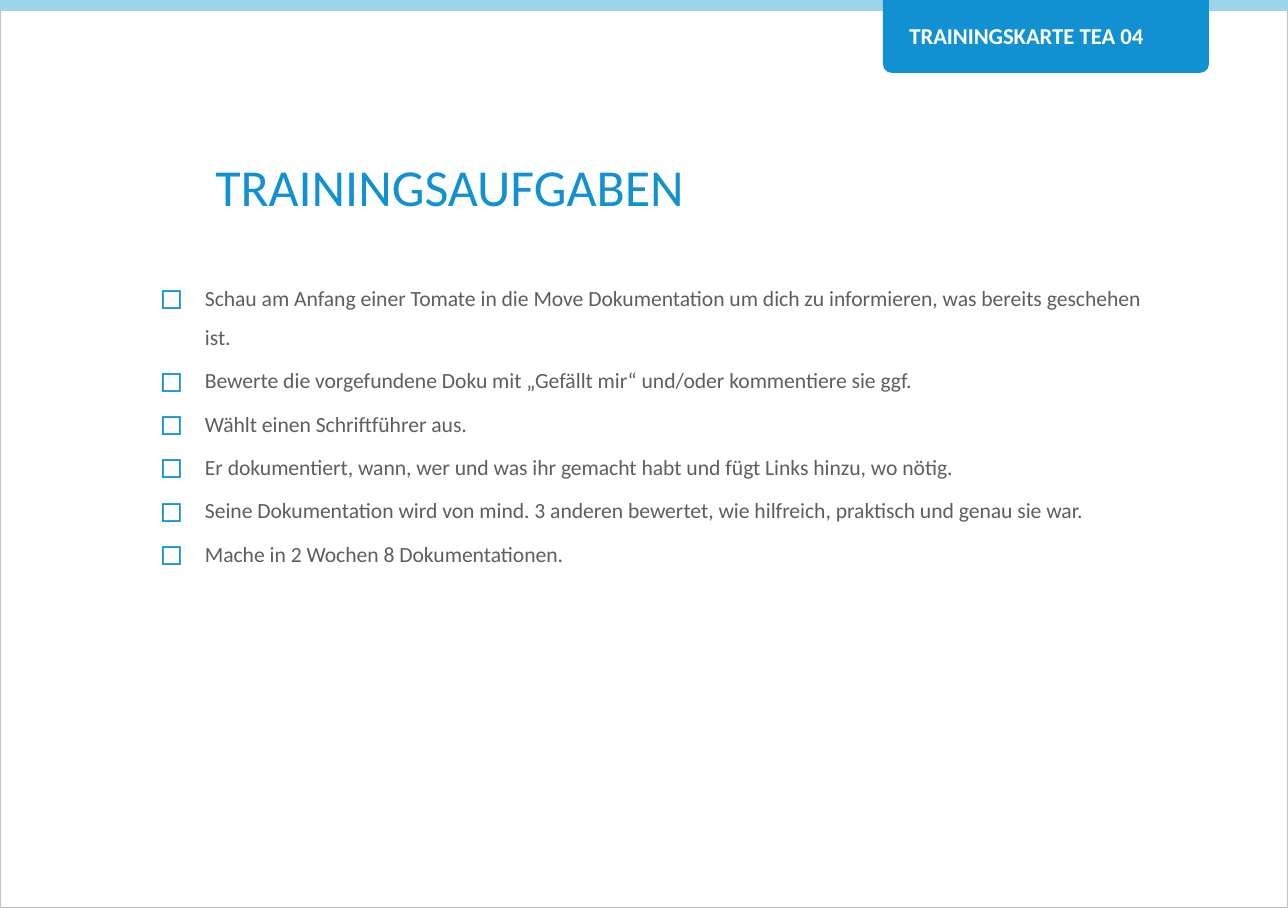
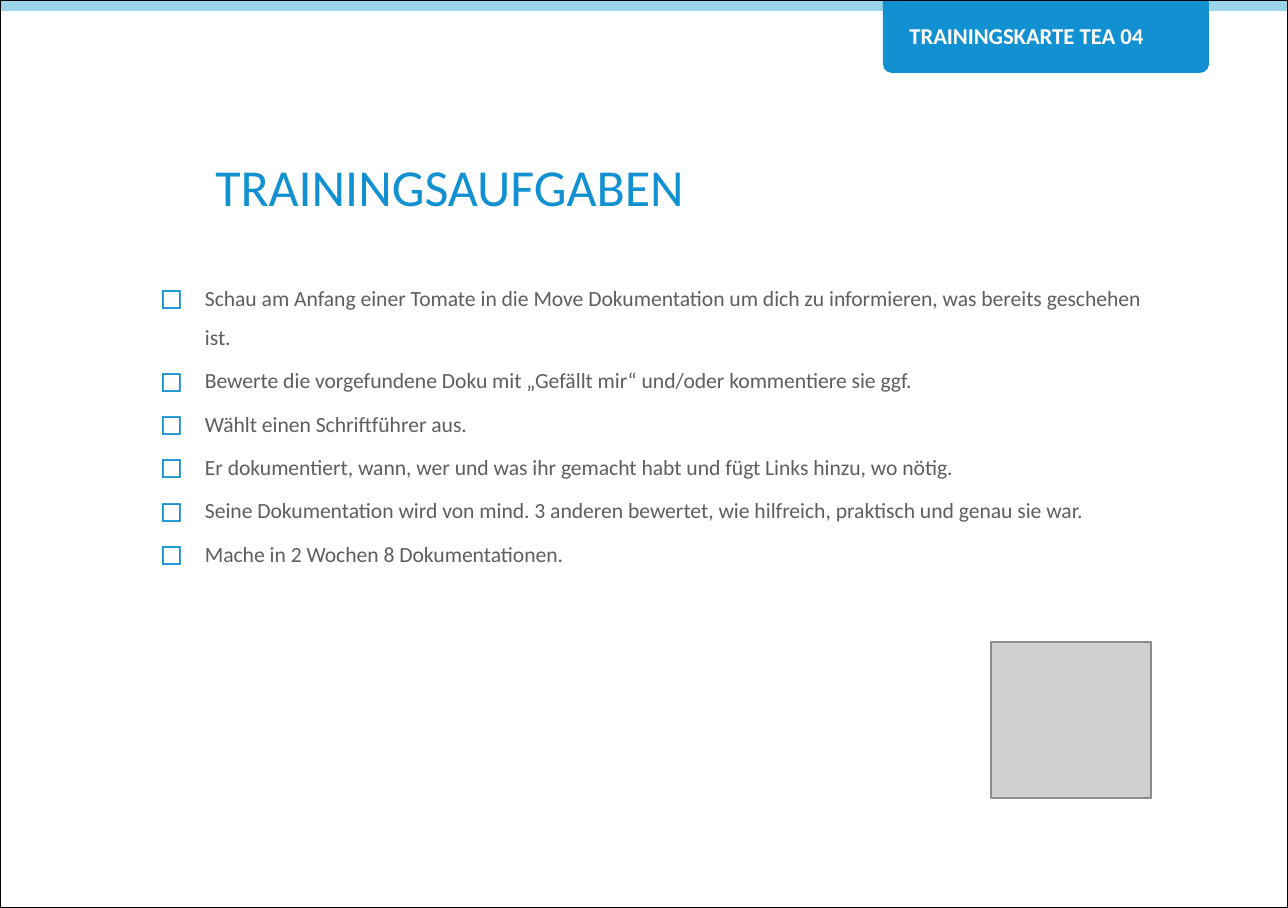
Before and after one commit to Teamtool/training-materials, a slide deck: slide 2 of agile moves/Teamplay (TEA)/ger_TEA_04_Nimm_Dein_Team_mit.pptx. Drawn at 1288x908 pixels with LibreOffice and Linux fonts; fonts in the diff are those of the drawing; grey boxes stand for pictures; background and template pictures are left out. Boxes give left, top, right and bottom in pixels: in the first picture for what was removed or moved away, otherwise in the second. Text is boxed around its words. In the diff, an @@ line names an element or a change of style, - is before the commit and + after.

```diff
--- a/agile moves/Teamplay (TEA)/ger_TEA_04_Nimm_Dein_Team_mit.pptx
+++ b/agile moves/Teamplay (TEA)/ger_TEA_04_Nimm_Dein_Team_mit.pptx
@@ rectangle at (0, 0, 1288, 908): outline #BFBFBF 0.75 pt to #000000 0.75 pt @@
@@ picture added at (992, 642, 1153, 797) @@
```
Also in this commit, not shown: 1 other slide changed, 5 other files.
